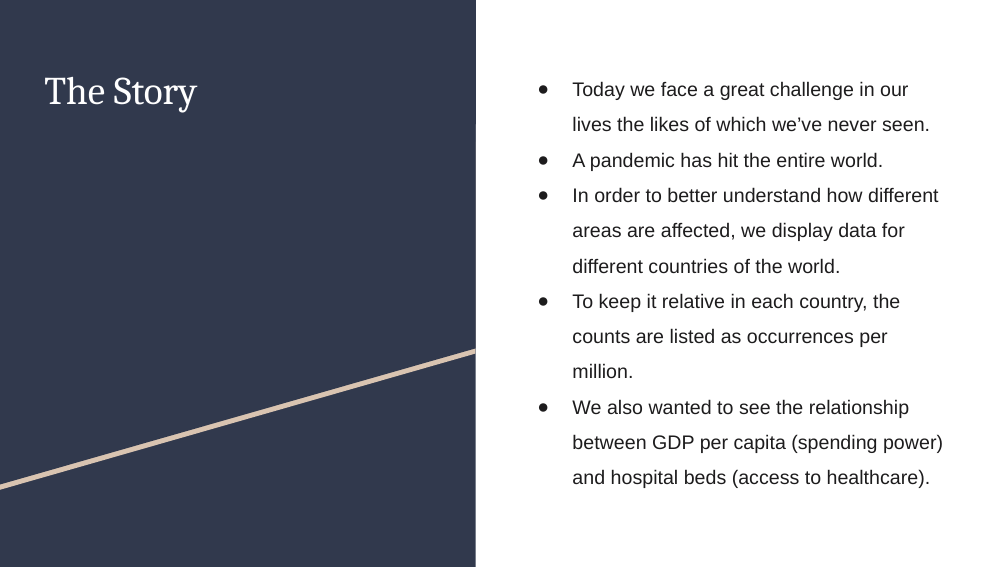
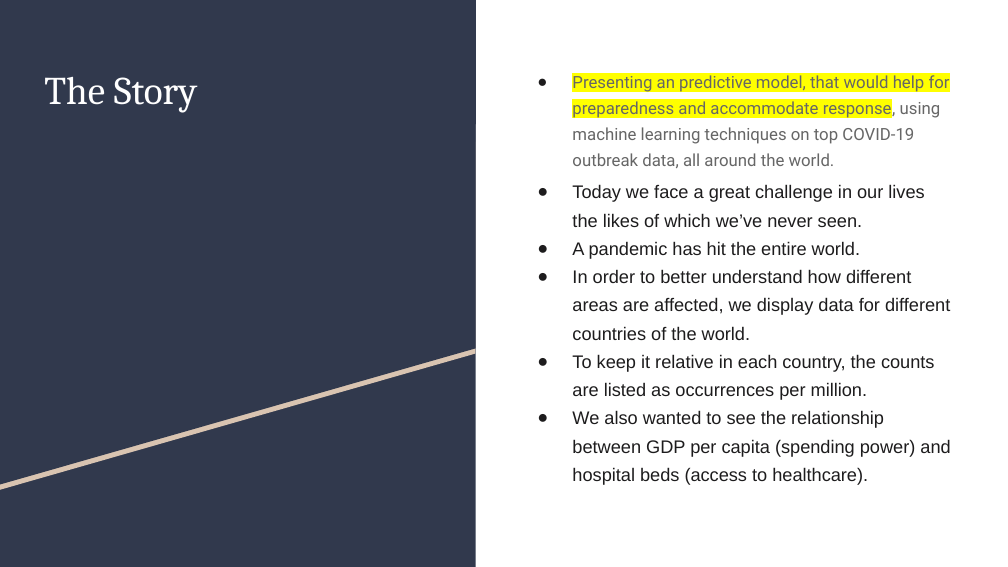
Before and after one commit to whiterabbit2020/final_project, a slide deck: slide 2 of COVID-19.pptx. Drawn at 1008x567 pixels with LibreOffice and Linux fonts; fonts in the diff are those of the drawing. Boxes give left, top, right and bottom in pixels: in the first picture for what was removed or moved away, otherwise in the second. Text is boxed around its words. In the diff, an @@ line names an element or a change of style, - is before the commit and + after.

```diff
--- a/COVID-19.pptx
+++ b/COVID-19.pptx
@@ text at (x1=572, y1=75, x2=950, y2=168): paragraph added @@
+● Presenting an predictive model, that would help for preparedness and accommodate response, using machine learning techniques on top COVID-19 outbreak data, all around the world.
@@ text at (x1=572, y1=184, x2=950, y2=485): size 14 to 12.9 pt in "Today we face a great challenge in ...", "A pandemic has hit the entire world.", "In order to better understand how different ...", "To keep it relative in each country, ..." and 1 more places; line spacing 1.5 to 1.3 @@
```
Also in this commit, not shown: 3 other slides changed, 2 other files.
